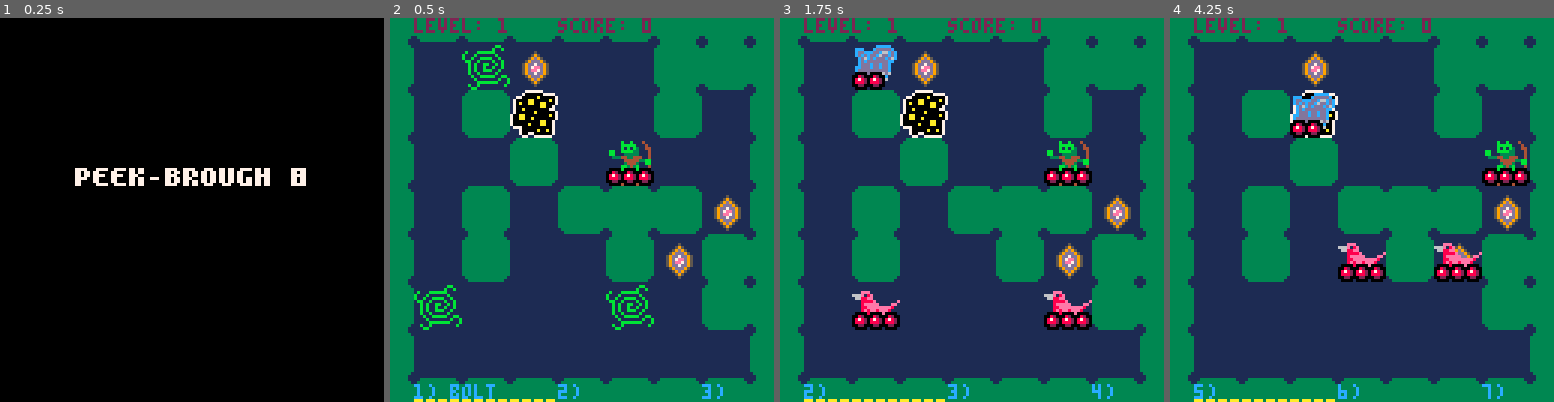
Above: before the commit, frames 1-4 (left to right).
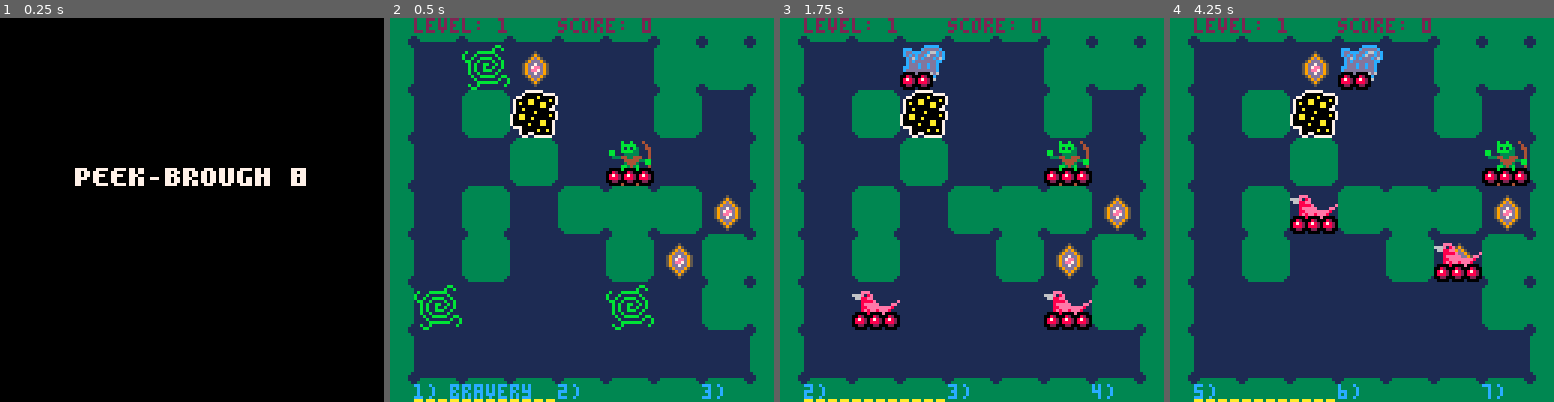
Above: after the commit, the same moments.

Repository: Ryan1729/broughlike-tutorial-ports
Game: PICO-8 cartridge pico8/broughlike-tutorial.p8
Two runs of this game, one before a commit and one after it. Both use one fixed random seed, a clock stepped at 60 frames per second and the inputs below.
Inputs:
- Up to frame 1 (0.25 s): no input
- Up to frame 2 (0.5 s): tap X (X key) at 0.33 s
- Up to frame 3 (1.75 s): tap O (Z key) at 0.7, 1.7 s; tap X (X key) at 1.07 s; hold Right from 1.6 s (still down)
- Up to frame 4 (4.25 s): tap X (X key) at 1.85, 2.97, 4.08 s; release Right at 2.1 s; tap O (Z key) every 0.4 s from 2.1 to 4.1 s; hold Up 2.15-2.42 s; hold Right 2.47-3.03 s; hold Left 3.08-3.58 s; hold Down 3.63-3.97 s; hold Right from 4.02 s (still down)

Frame 1 is identical in both runs. In frame 2, 0.3% of the frame differs, in the area x 18-37%, y 95-100%; in frame 3, 2.0%; in frame 4, 3.6%, in the area x 31-57%, y 7-69%.

Commit message:
add cross

Diff:
--- a/pico8/broughlike-tutorial.p8
+++ b/pico8/broughlike-tutorial.p8
@@ -1008,6 +1008,17 @@
     end,
     bolt = function()
         bolt_travel(player.last_move, 15 + abs(player.last_move[2]), 4)
+    end,
+    cross = function()
+        local directions = {
+            {0, -1},
+            {0, 1},
+            {-1, 0},
+            {1, 0}
+        };
+        for k=1,#directions do
+            bolt_travel(directions[k], 15 + abs(directions[k][2]), 2)
+        end
     end
 }
 
